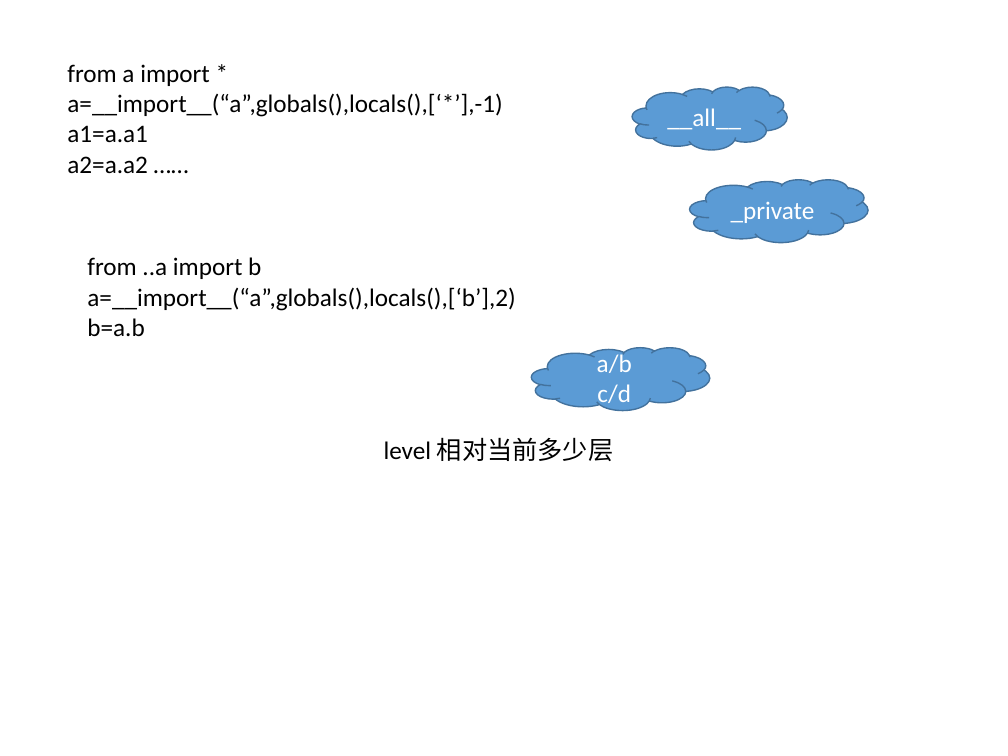
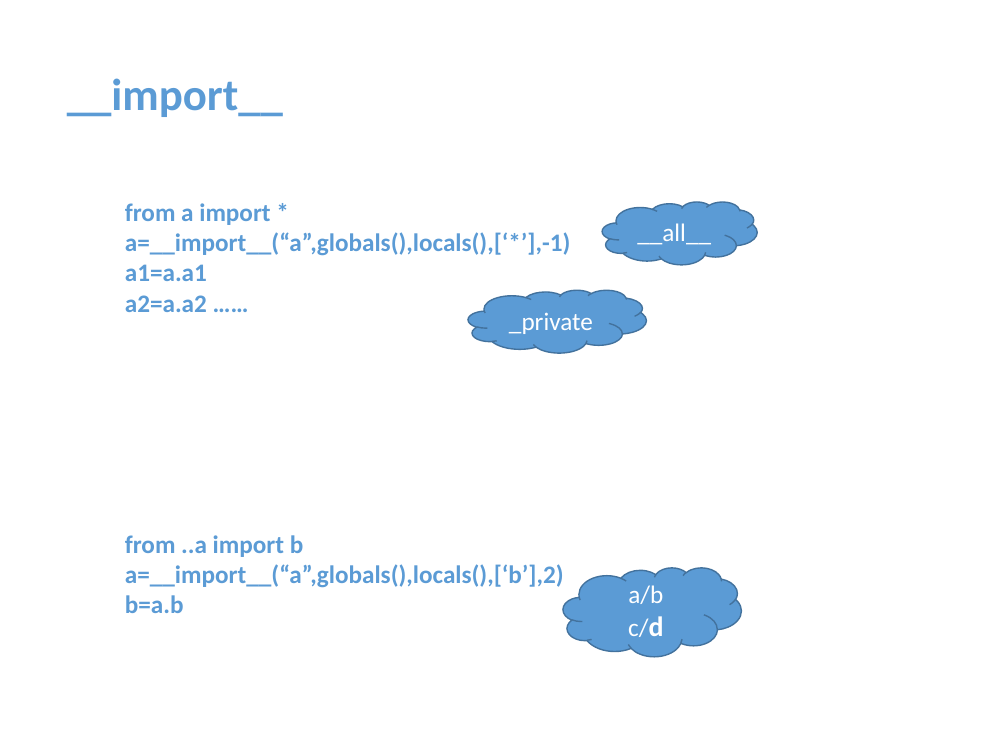
Before and after one commit to menfeng/studynote, a slide deck: slide 22 of python/source code/import/import.pptx. Drawn at 1008x756 pixels with LibreOffice and Linux fonts; fonts in the diff are those of the drawing. Boxes give left, top, right and bottom in pixels: in the first picture for what was removed or moved away, otherwise in the second. Text is boxed around its words. In the diff, an @@ line names an element or a change of style, - is before the commit and + after.

```diff
--- a/python/source code/import/import.pptx
+++ b/python/source code/import/import.pptx
@@ text added at [67,78,283,117], 32 pt, text #5B9BD5, bold @@
+__import__
@@ text "from a import *": place and size @@
-text "from a import *" at [67,64,502,174]
+text "from a import *" at [125,203,571,312]
@@ text "from a import *" at [125,203,571,312]: text colour #000000 to #5B9BD5, bold on @@
@@ cloud "__all__": place and size @@
-cloud "__all__" at [632,87,787,149]
+cloud "__all__" at [603,202,758,264]
@@ cloud "_private": place and size @@
-cloud "_private" at [689,179,868,242]
+cloud "_private" at [468,290,646,353]
@@ text removed at [384,437,613,461] @@
-level 相对当前多少层
@@ text "from ..a import b" at [125,535,564,613]: text colour #000000 to #5B9BD5, bold on @@
@@ text "from ..a import b": place and size @@
-text "from ..a import b" at [87,257,515,337]
+text "from ..a import b" at [125,535,564,613]
@@ cloud "a/b": place and size @@
-cloud "a/b" at [531,348,710,410]
+cloud "a/b" at [563,568,742,656]
@@ text in cloud at [628,616,664,637]: size 18 to 20 pt, bold on in "c/d" @@
```
Also in this commit, not shown: 9 other slides changed, 7 slides added, 2 slides removed.
